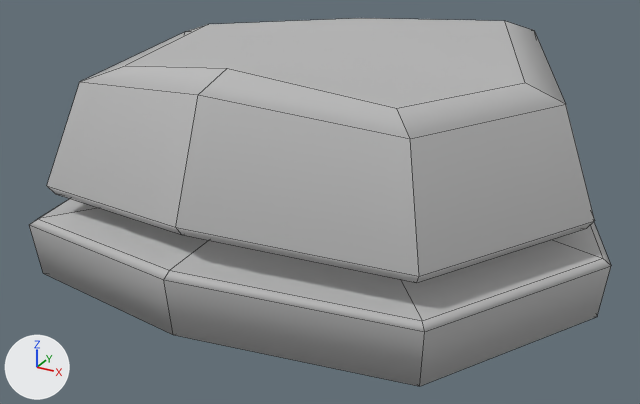
Before and after pictures for a commit that changed the FBX model KickshotProject/Assets/Models/Levels/Desert_FlatRock02.fbx.
Before and after are seen from a 50 mm camera at (-0.0157, -0.0593, 0.0275) aimed at (-0.048, -0.0006, -0.0018). Every picture has the same lights, and +X, +Y and +Z are marked at lower left. Mesh edges are drawn as thin lines. Where no turn or scale is listed for an object, it has been applied to the vertices.

Names of what the first picture shows: 'Desert_FlatRock07:pCylinder1'.
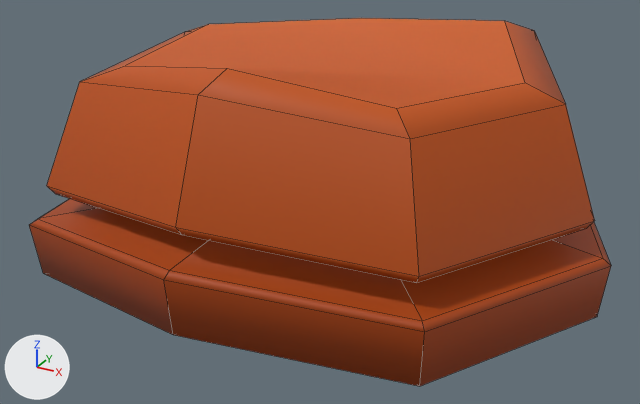
Location of each change, [x1, y1, x2, y2] in pixels of the pictures (640 x 404 px):
'Desert_FlatRock07:pCylinder1', surface changed (grey to brown): [29, 18, 611, 386] in both

Edits to the bpy script that builds the scene:
```text
Add img_redrock3_png:
    img_redrock3_png = load_image('redrock3.png', 'Materials/redrock3.png', 2048, 2048, 'sRGB')
Change mat_lambert1:
    remove mat_lambert1.base_color = (0.5, 0.5, 0.5)  # grey #bcbcbc
    add mat_lambert1.texture = img_redrock3_png
```
